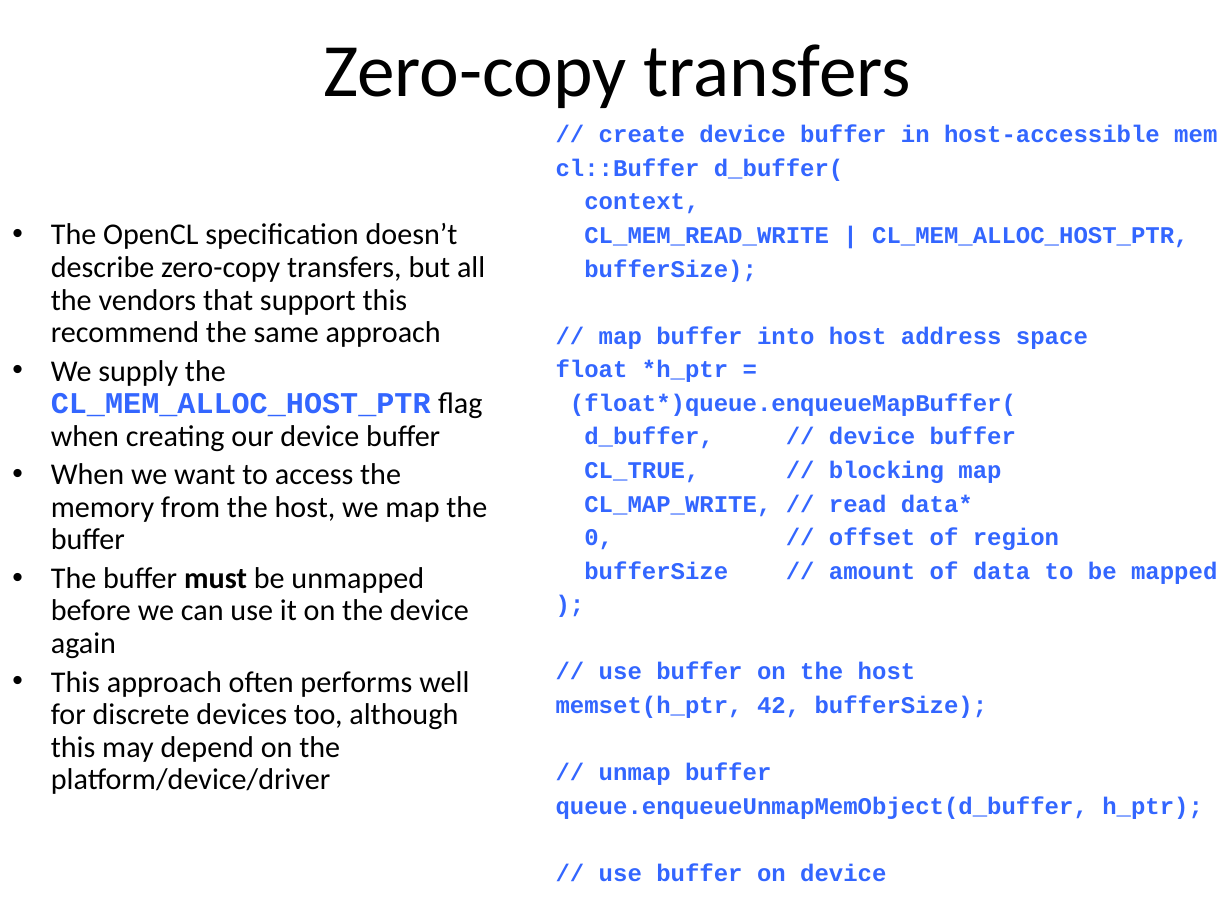
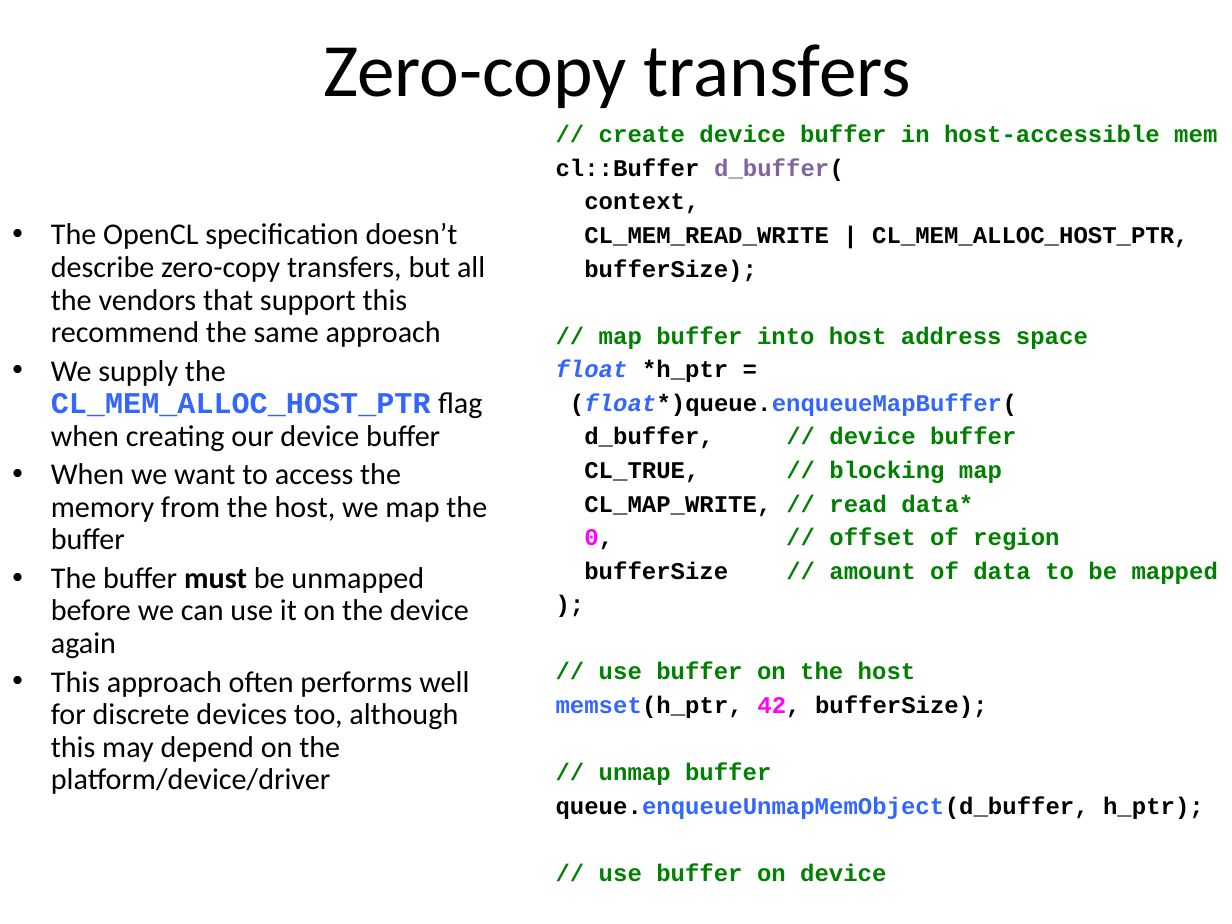
Before and after one commit to UoB-HPC/opencl-training-code, a slide deck: slide 26 of slides/advanced_part1.pptx. Drawn at 1232x924 pixels with LibreOffice and Linux fonts; fonts in the diff are those of the drawing. Boxes give left, top, right and bottom in pixels: in the first picture for what was removed or moved away, otherwise in the second. Text is boxed around its words. In the diff, an @@ line names an element or a change of style, - is before the commit and + after.

```diff
--- a/slides/advanced_part1.pptx
+++ b/slides/advanced_part1.pptx
@@ text "// create device buffer in ..." at box(556, 125, 1218, 882): text colour #3366FF to #008000 in "// create device buffer in host-accessible mem", "// map buffer into host address space", "// device buffer", "// blocking map" and 6 more places; text colour #3366FF to #000000 in "cl::Buffer d_buffer(", "context,", "CL_MEM_READ_WRITE | CL_MEM_ALLOC_HOST_PTR,", "bufferSize);" and 10 more places; text colour #3366FF to #8064A2 in "d_buffer("; italic on in "float", "(float*)queue.enqueueMapBuffer("; text colour #3366FF to #FF00FF in "0,", "42," @@
```
Also in this commit, not shown: 4 other slides changed, 3 other files.
